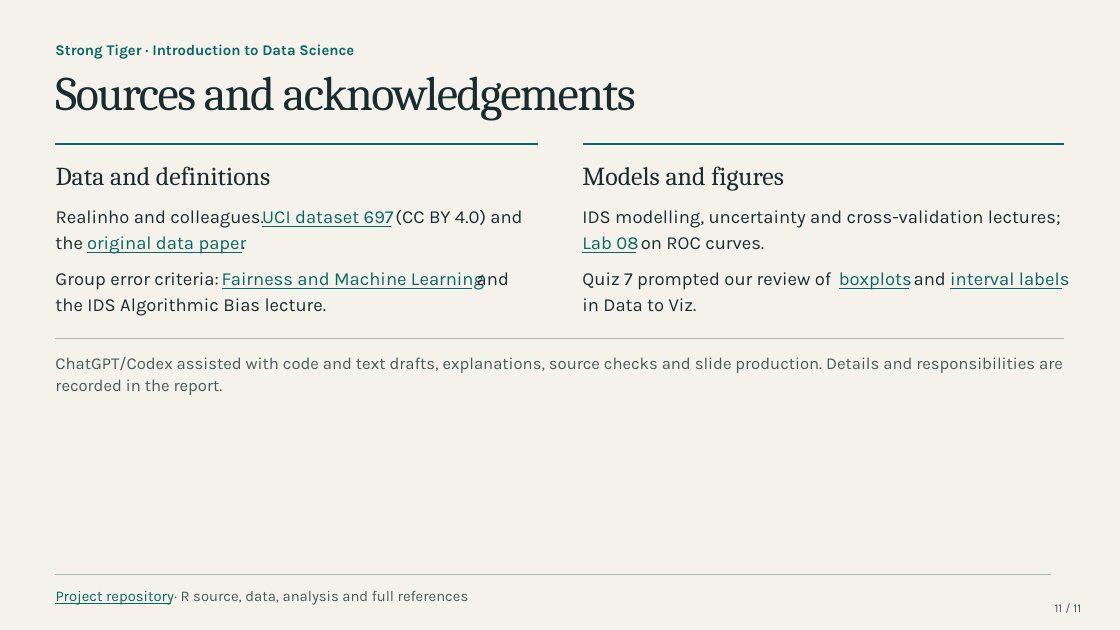
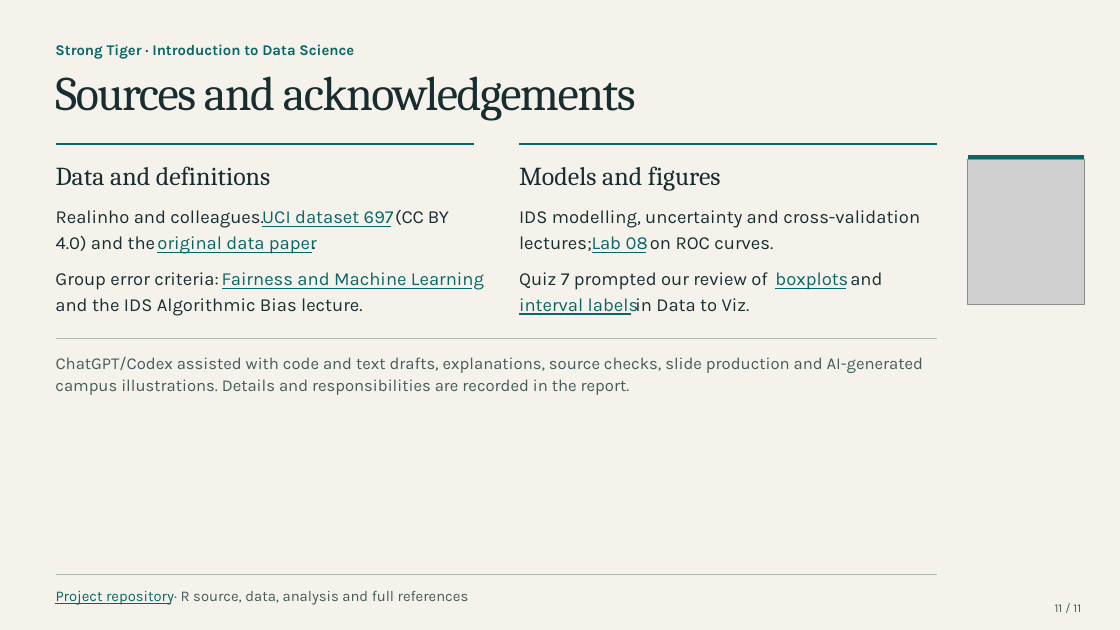
Before and after one commit to Tigershengsheng/ids-project, a slide deck: slide 11 of output/powerpoint/Student_Dropout_Presentation.pptx. Drawn at 1120x630 pixels with LibreOffice and Linux fonts; fonts in the diff are those of the drawing; grey boxes stand for pictures. Boxes give left, top, right and bottom in pixels: in the first picture for what was removed or moved away, otherwise in the second. Text is boxed around its words. In the diff, an @@ line names an element or a change of style, - is before the commit and + after.

```diff
--- a/output/powerpoint/Student_Dropout_Presentation.pptx
+++ b/output/powerpoint/Student_Dropout_Presentation.pptx
@@ freeform shape: place and size @@
-freeform shape at box(55, 144, 538, 145)
+freeform shape at box(55, 144, 474, 145)
@@ freeform shape: place and size @@
-freeform shape at box(583, 144, 1065, 145)
+freeform shape at box(519, 144, 938, 145)
@@ freeform shape: place and size @@
-freeform shape at box(950, 287, 1062, 289)
+freeform shape at box(968, 155, 1085, 159)
@@ picture added at box(968, 160, 1085, 305) @@
@@ text removed at box(55, 236, 83, 249) @@
-the
@@ text added at box(56, 235, 156, 251), 15.9 pt, text #172D30 @@
+4.0) and the
@@ 2 texts, 1 freeform shape: place and size @@
-2 texts, 1 freeform shape at box(87, 231, 254, 260)
+2 texts, 1 freeform shape at box(157, 231, 324, 260)
@@ text at box(395, 210, 449, 225): text changed @@
-(CC BY 4.0) and
+(CC BY
@@ text at box(519, 210, 920, 228): text changed @@
-IDS modelling, uncertainty and cross-validation lectures;
+IDS modelling, uncertainty and cross-validation
@@ text added at box(519, 236, 592, 251), 15.9 pt, text #172D30 @@
+lectures;
@@ 2 texts, 1 freeform shape: place and size @@
-2 texts, 1 freeform shape at box(582, 236, 764, 253)
+2 texts, 1 freeform shape at box(592, 236, 773, 253)
@@ text "and": place and size @@
-text "and" at box(914, 272, 946, 285)
+text "and" at box(850, 272, 882, 286)
@@ text at box(55, 298, 363, 316): text changed @@
-the IDS Algorithmic Bias lecture.
+and the IDS Algorithmic Bias lecture.
@@ text removed at box(477, 272, 509, 290) @@
-and
@@ text "interval labels": place and size @@
-text "interval labels" at box(950, 272, 1070, 289)
+text "interval labels" at box(519, 298, 639, 315)
@@ text "in Data to Viz.": place and size @@
-text "in Data to Viz." at box(582, 298, 697, 311)
+text "in Data to Viz." at box(635, 298, 750, 311)
@@ 3 texts, 1 freeform shape: place and size @@
-3 texts, 1 freeform shape at box(582, 166, 912, 290)
+3 texts, 1 freeform shape at box(519, 166, 848, 290)
@@ freeform shape added at box(519, 313, 631, 315), fill #086764 @@
@@ freeform shape: place and size @@
-freeform shape at box(55, 339, 1065, 339)
+freeform shape at box(55, 339, 938, 339)
@@ text at box(56, 357, 923, 373): text changed @@
-ChatGPT/Codex assisted with code and text drafts, explanations, source checks and slide production. Details and responsibilities are
+ChatGPT/Codex assisted with code and text drafts, explanations, source checks, slide production and AI-generated
@@ text at box(55, 379, 630, 395): text changed @@
-recorded in the report.
+campus illustrations. Details and responsibilities are recorded in the report.
@@ freeform shape: place and size @@
-freeform shape at box(55, 575, 1051, 576)
+freeform shape at box(55, 575, 938, 576)
```
Also in this commit, not shown: 9 other slides changed, 1 slide added, 1 slide removed, 27 other files.
